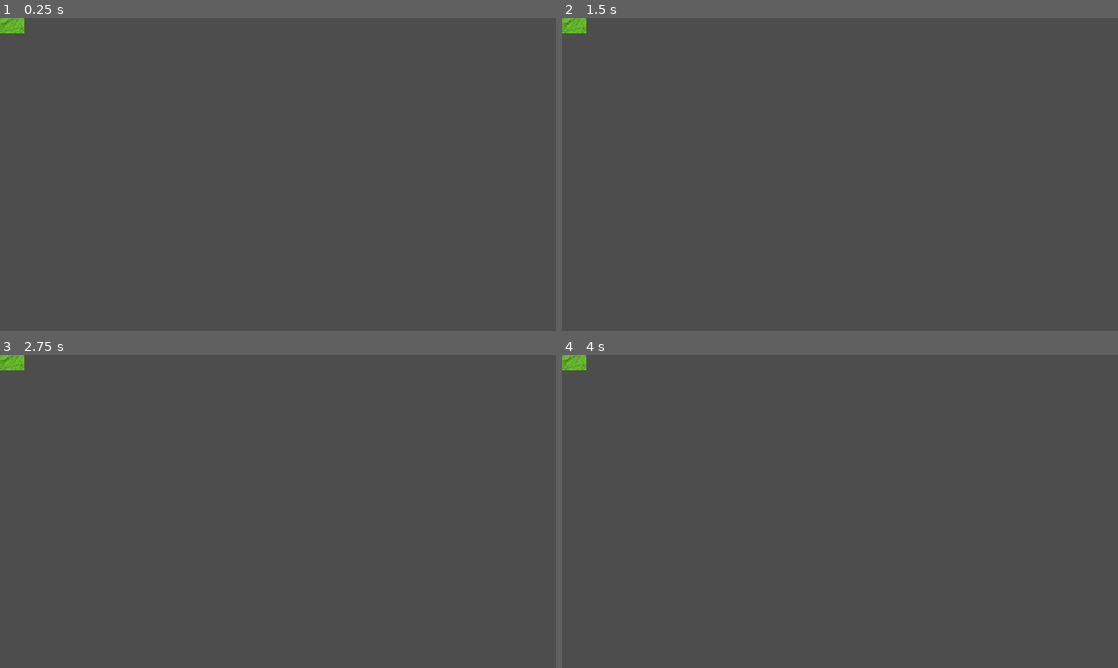
Above: before the commit, frames 1-4 (two rows, left to right).
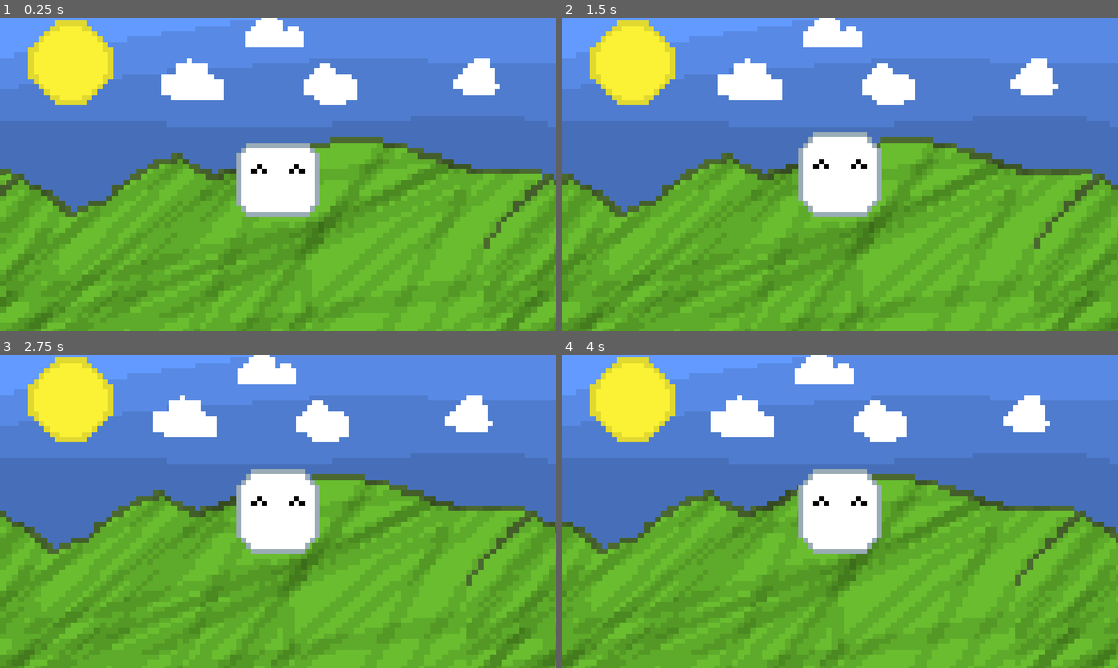
Above: after the commit, the same moments.

Repository: leolevd/Haven-Lisbon-2026
Game: Godot game, scene res://main.tscn
Same seed, same stepped clock (60 frames per second), same inputs: the game is played once before the commit and once after it. Before the commit the project has no main scene; this scene is started directly in both runs.
Inputs:
- Up to frame 1 (0.25 s): no input
- Up to frame 2 (1.5 s): tap Enter (ui_accept) at 0.5, 0.6, 0.77, 1.07, 1.35 s; hold Right (ui_right) from 0.53 s (still down)
- Up to frame 3 (2.75 s): tap Enter (ui_accept) at 1.52, 1.82, 2.1 s; release Right (ui_right) at 2.03 s; hold Left (ui_left) from 2.03 s (still down)
- Up to frame 4 (4 s): tap Enter (ui_accept) at 2.75, 2.85, 3.02, 3.32, 3.6, 3.77 s; release Left (ui_left) at 2.78 s; hold Right (ui_right) from 2.78 s (still down)

The runs differ from the first frame. In frame 1, 100% of the frame differs, in the area x 0-100%, y 0-100%; in frame 2, 100%; in frame 3, 100%; in frame 4, 100%.

Commit message:
BG and basics

Diff:
--- /dev/null
+++ b/background.gd
@@ -0,0 +1,14 @@
+extends Node2D
+
+@onready var camera: Camera2D = get_viewport().get_camera_2d()
+
+func _ready() -> void:
+	_process(0.0)
+
+
+func _process(_delta: float) -> void:
+	# The artwork is centered, so use the camera center in world coordinates.
+	var camera_center := camera.get_screen_center_position()
+	for child in get_children():
+		var layer := child as Parallax2D
+		layer.screen_offset = camera_center
--- a/main.tscn
+++ b/main.tscn
@@ -4,31 +4,67 @@
 [ext_resource type="Texture2D" uid="uid://hnmaw5r5n74e" path="res://haven-bg2.png" id="2_h2yge"]
 [ext_resource type="Texture2D" uid="uid://b63haoocdfspj" path="res://haven-bg3.png" id="3_1bvp3"]
 [ext_resource type="Texture2D" uid="uid://6pc1cx8o2h06" path="res://haven-bg6.png" id="4_1bvp3"]
+[ext_resource type="PackedScene" uid="uid://dmi73yl7dw8uf" path="res://player.tscn" id="5_lquwl"]
+[ext_resource type="Script" uid="uid://ciupw3hthatoa" path="res://background.gd" id="6_background"]
+
+[sub_resource type="WorldBoundaryShape2D" id="WorldBoundaryShape2D_tsws6"]
+distance = -29.0
 
 [node name="main" type="Node2D" unique_id=1024408130]
 
-[node name="Parallax2D" type="Parallax2D" parent="." unique_id=1633578475]
+[node name="player" parent="." unique_id=1069588700 instance=ExtResource("5_lquwl")]
+z_index = 100
+
+[node name="StaticBody2D" type="StaticBody2D" parent="." unique_id=898219091]
+
+[node name="CollisionShape2D" type="CollisionShape2D" parent="StaticBody2D" unique_id=340359210]
+shape = SubResource("WorldBoundaryShape2D_tsws6")
+
+[node name="ParallaxBG" type="Node2D" parent="." unique_id=1156140690]
+z_index = -400
+script = ExtResource("6_background")
+
+[node name="Parallax2D" type="Parallax2D" parent="ParallaxBG" unique_id=220468261]
+z_index = -1
 scroll_scale = Vector2(0, 0)
+repeat_size = Vector2(107, 0)
+repeat_times = 3
+ignore_camera_scroll = true
 
-[node name="Sprite2D" type="Sprite2D" parent="Parallax2D" unique_id=2142616936]
+[node name="Sprite2D" type="Sprite2D" parent="ParallaxBG/Parallax2D" unique_id=1138218521]
+position = Vector2(0.5000019, 0)
+scale = Vector2(1.07, 1)
 texture = ExtResource("1_ig7tw")
 
-[node name="Parallax2D2" type="Parallax2D" parent="." unique_id=1311923137]
+[node name="Parallax2D2" type="Parallax2D" parent="ParallaxBG" unique_id=342766585]
+scroll_scale = Vector2(0.001, 0)
 repeat_size = Vector2(100, 0)
-autoscroll = Vector2(-2, 0)
-repeat_times = 8
+autoscroll = Vector2(-0.5, 0)
+repeat_times = 3
+ignore_camera_scroll = true
 
-[node name="Sprite2D" type="Sprite2D" parent="Parallax2D2" unique_id=1039722688]
+[node name="Sprite2D" type="Sprite2D" parent="ParallaxBG/Parallax2D2" unique_id=111673829]
 texture = ExtResource("2_h2yge")
 
-[node name="Parallax2D3" type="Parallax2D" parent="." unique_id=1280960571]
-scroll_scale = Vector2(-5, 0)
+[node name="Parallax2D3" type="Parallax2D" parent="ParallaxBG" unique_id=891106381]
+z_index = 1
+scroll_scale = Vector2(0.005, 0)
+repeat_size = Vector2(100, 0)
+autoscroll = Vector2(-1, 0)
+repeat_times = 3
+ignore_camera_scroll = true
 
-[node name="Sprite2D" type="Sprite2D" parent="Parallax2D3" unique_id=1829266685]
+[node name="Sprite2D" type="Sprite2D" parent="ParallaxBG/Parallax2D3" unique_id=781443614]
+position = Vector2(-5.5, 0)
+scale = Vector2(1.11, 1)
 texture = ExtResource("3_1bvp3")
 
-[node name="Parallax2D4" type="Parallax2D" parent="." unique_id=1648570847]
+[node name="Parallax2D4" type="Parallax2D" parent="ParallaxBG" unique_id=1612563116]
+z_index = 2
 scroll_scale = Vector2(0, 0)
+repeat_size = Vector2(100, 0)
+repeat_times = 3
+ignore_camera_scroll = true
 
-[node name="Sprite2D" type="Sprite2D" parent="Parallax2D4" unique_id=632387470]
+[node name="Sprite2D" type="Sprite2D" parent="ParallaxBG/Parallax2D4" unique_id=30500476]
 texture = ExtResource("4_1bvp3")
--- /dev/null
+++ b/player.gd
@@ -0,0 +1,34 @@
+extends CharacterBody2D
+
+@onready var animated_sprite_2d: AnimatedSprite2D = $AnimatedSprite2D
+@export var GRAVITY = 980.0
+@export var SPEED = 200.0
+@export var JUMP_VELOCITY = -300.0
+
+
+func _physics_process(delta: float) -> void:
+	# Add the gravity.
+	if not is_on_floor():
+		velocity += get_gravity() * delta
+
+	# Handle jump.
+	if Input.is_action_just_pressed("ui_accept") and is_on_floor():
+		animated_sprite_2d.play("jumping")
+		animated_sprite_2d.global_rotation_degrees = 0
+		velocity.y = JUMP_VELOCITY
+
+	# Get the input direction and handle the movement/deceleration.
+	# As good practice, you should replace UI actions with custom gameplay actions.
+	var direction := Input.get_axis("ui_left", "ui_right")
+	if direction:
+		velocity.x = direction * SPEED
+		if is_on_floor():
+			animated_sprite_2d.play("rolling")
+			animated_sprite_2d.global_rotation_degrees += SPEED * 2 * direction * delta
+		else:
+			animated_sprite_2d.global_rotation_degrees = 0
+	else:
+		velocity.x = move_toward(velocity.x, 0, SPEED)
+		animated_sprite_2d.play("idle")
+		animated_sprite_2d.global_rotation_degrees = 0
+	move_and_slide()
--- a/player.tscn
+++ b/player.tscn
@@ -1,6 +1,7 @@
 [gd_scene format=3 uid="uid://dmi73yl7dw8uf"]
 
 [ext_resource type="Texture2D" uid="uid://dw3yq0ji1nc7p" path="res://player.png" id="1_4flbx"]
+[ext_resource type="Script" uid="uid://cx1bpmqwlpeqh" path="res://player.gd" id="1_onrkg"]
 
 [sub_resource type="AtlasTexture" id="AtlasTexture_onrkg"]
 atlas = ExtResource("1_4flbx")
@@ -9,6 +10,30 @@
 [sub_resource type="AtlasTexture" id="AtlasTexture_i3pqv"]
 atlas = ExtResource("1_4flbx")
 region = Rect2(16, 0, 16, 16)
+
+[sub_resource type="AtlasTexture" id="AtlasTexture_sweqy"]
+atlas = ExtResource("1_4flbx")
+region = Rect2(0, 0, 16, 16)
+
+[sub_resource type="AtlasTexture" id="AtlasTexture_2hs0m"]
+atlas = ExtResource("1_4flbx")
+region = Rect2(16, 0, 16, 16)
+
+[sub_resource type="AtlasTexture" id="AtlasTexture_1jxqw"]
+atlas = ExtResource("1_4flbx")
+region = Rect2(32, 0, 16, 16)
+
+[sub_resource type="AtlasTexture" id="AtlasTexture_dw050"]
+atlas = ExtResource("1_4flbx")
+region = Rect2(48, 0, 16, 16)
+
+[sub_resource type="AtlasTexture" id="AtlasTexture_b26j0"]
+atlas = ExtResource("1_4flbx")
+region = Rect2(64, 0, 16, 16)
+
+[sub_resource type="AtlasTexture" id="AtlasTexture_n7ghd"]
+atlas = ExtResource("1_4flbx")
+region = Rect2(80, 0, 16, 16)
 
 [sub_resource type="AtlasTexture" id="AtlasTexture_hqtel"]
 atlas = ExtResource("1_4flbx")
@@ -27,8 +52,26 @@
 "name": &"idle",
 "speed": 5.0
 }, {
-"frames": [],
-"loop": 1,
+"frames": [{
+"duration": 1.0,
+"texture": SubResource("AtlasTexture_sweqy")
+}, {
+"duration": 1.0,
+"texture": SubResource("AtlasTexture_2hs0m")
+}, {
+"duration": 1.0,
+"texture": SubResource("AtlasTexture_1jxqw")
+}, {
+"duration": 1.0,
+"texture": SubResource("AtlasTexture_dw050")
+}, {
+"duration": 1.0,
+"texture": SubResource("AtlasTexture_b26j0")
+}, {
+"duration": 1.0,
+"texture": SubResource("AtlasTexture_n7ghd")
+}],
+"loop": 0,
 "name": &"jumping",
 "speed": 5.0
 }, {
@@ -41,11 +84,20 @@
 "speed": 5.0
 }]
 
+[sub_resource type="CircleShape2D" id="CircleShape2D_2hs0m"]
+radius = 8.0
+
 [node name="player" type="CharacterBody2D" unique_id=1069588700]
-
-[node name="CollisionShape2D" type="CollisionShape2D" parent="." unique_id=736607411]
+script = ExtResource("1_onrkg")
 
 [node name="AnimatedSprite2D" type="AnimatedSprite2D" parent="." unique_id=895586922]
 sprite_frames = SubResource("SpriteFrames_tsws6")
 animation = &"idle"
 autoplay = "idle"
+
+[node name="CollisionShape2D" type="CollisionShape2D" parent="." unique_id=736607411]
+shape = SubResource("CircleShape2D_2hs0m")
+
+[node name="Camera2D" type="Camera2D" parent="." unique_id=1709170151]
+z_index = 100
+zoom = Vector2(11, 11)
--- a/project.godot
+++ b/project.godot
@@ -11,6 +11,7 @@
 [application]
 
 config/name="Haven Lisbon"
+run/main_scene="uid://b184iw7dk838s"
 config/features=PackedStringArray("4.7", "GL Compatibility")
 config/icon="res://icon.svg"
 
Not shown, added: background.gd.uid
Not shown, added: haven-haystack.png.import
Not shown, added: player.gd.uid
